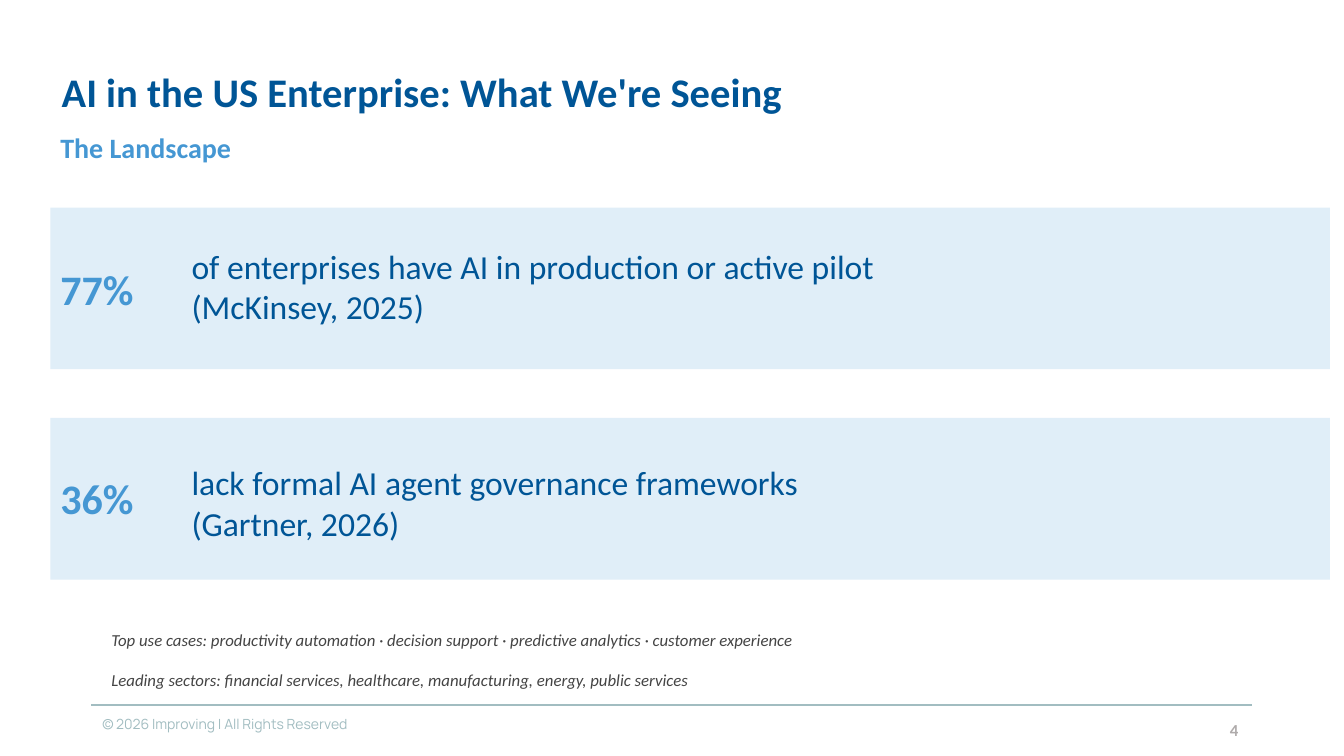
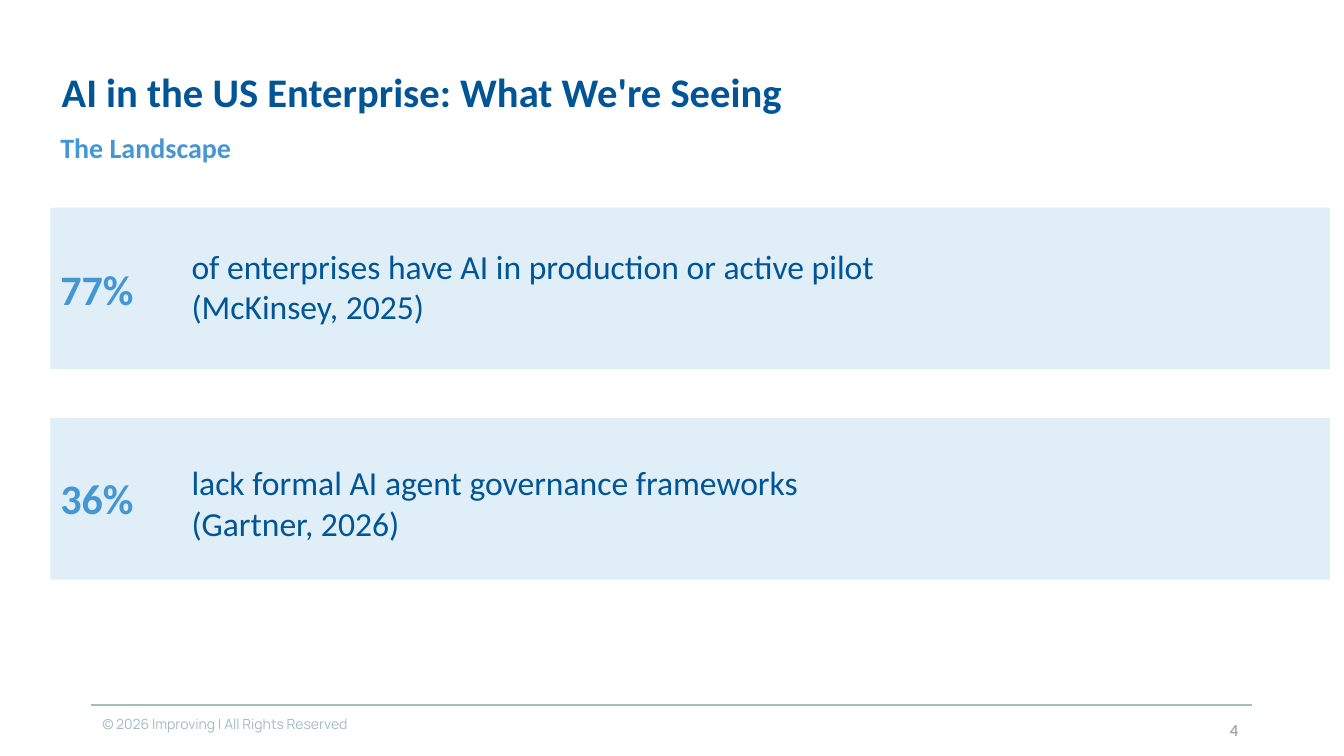
Before and after one commit to davidmohara/Jarvis, a slide deck: slide 4 of meetings/Kazakhstan Delegation.pptx. Drawn at 1344x756 pixels with LibreOffice and Linux fonts; fonts in the diff are those of the drawing; background and template pictures are left out. Boxes give left, top, right and bottom in pixels: in the first picture for what was removed or moved away, otherwise in the second. Text is boxed around its words. In the diff, an @@ line names an element or a change of style, - is before the commit and + after.

```diff
--- a/meetings/Kazakhstan Delegation.pptx
+++ b/meetings/Kazakhstan Delegation.pptx
@@ text removed at (x1=111, y1=634, x2=792, y2=649) @@
-Top use cases: productivity automation · decision support · predictive analytics · customer experience
@@ text removed at (x1=111, y1=674, x2=688, y2=689) @@
-Leading sectors: financial services, healthcare, manufacturing, energy, public services
```
Also in this commit, not shown: 3 other slides changed, 10 other files.
